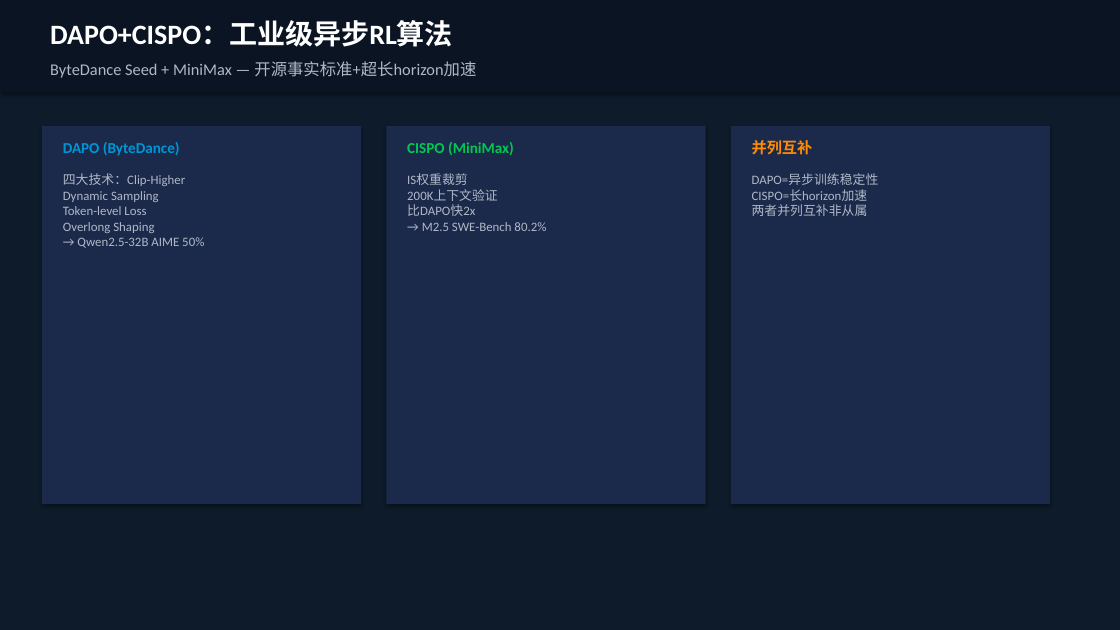
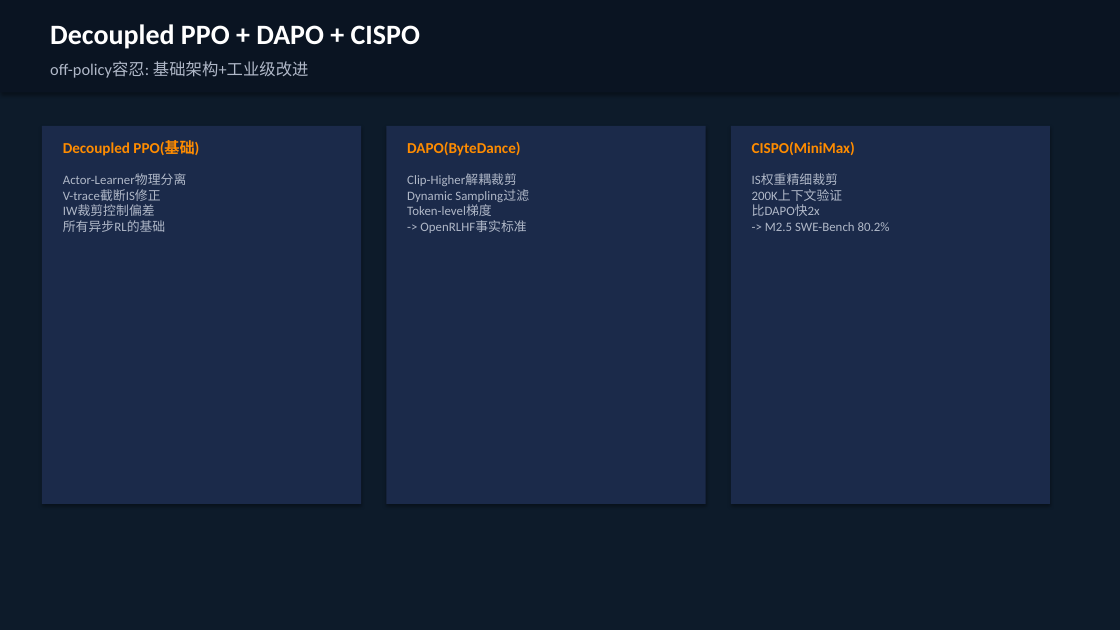
Before and after one commit to zhshgmail/tmp01, a slide deck: slide 13 of Agentic_RL_后训练洞察.pptx (slide 7 before the commit). Drawn at 1120x630 pixels with LibreOffice and Linux fonts; fonts in the diff are those of the drawing. Boxes give left, top, right and bottom in pixels: in the first picture for what was removed or moved away, otherwise in the second. Text is boxed around its words. In the diff, an @@ line names an element or a change of style, - is before the commit and + after.

Commit message:
重新生成PPTX：P4三列因果流+P5-P14三层重排+Round 8验证通过

```diff
--- a/Agentic_RL_后训练洞察.pptx
+++ b/Agentic_RL_后训练洞察.pptx
@@ text at <box>50,24,420,49</box>: text changed @@
-DAPO+CISPO：工业级异步RL算法
+Decoupled PPO + DAPO + CISPO
@@ text at <box>50,61,309,78</box>: text changed @@
-ByteDance Seed + MiniMax — 开源事实标准+超长horizon加速
+off-policy容忍: 基础架构+工业级改进
@@ text at <box>63,140,199,156</box>: text changed; text colour #0096D6 to #FF8C00 @@
-DAPO (ByteDance)
+Decoupled PPO(基础)
@@ text at <box>407,142,520,156</box>: text changed; text colour #00C853 to #FF8C00 @@
-CISPO (MiniMax)
+DAPO(ByteDance)
@@ text at <box>752,142,855,155</box>: text changed @@
-并列互补
+CISPO(MiniMax)
@@ text at <box>63,174,186,232</box>: text changed @@
-四大技术：Clip-Higher
-Dynamic Sampling
-Token-level Loss
-Overlong Shaping
-→ Qwen2.5-32B AIME 50%
+Actor-Learner物理分离
+V-trace截断IS修正
+IW裁剪控制偏差
+所有异步RL的基础
@@ text at <box>407,174,529,233</box>: text changed @@
-IS权重裁剪
-200K上下文验证
-比DAPO快2x
-→ M2.5 SWE-Bench 80.2%
+Clip-Higher解耦裁剪
+Dynamic Sampling过滤
+Token-level梯度
+-> OpenRLHF事实标准
@@ text at <box>752,174,890,231</box>: text changed @@
-DAPO=异步训练稳定性
-CISPO=长horizon加速
-两者并列互补非从属
+IS权重精细裁剪
+200K上下文验证
+比DAPO快2x
+-> M2.5 SWE-Bench 80.2%
```
Also in this commit, not shown: 11 other slides changed, 3 slides added, 3 slides removed.
